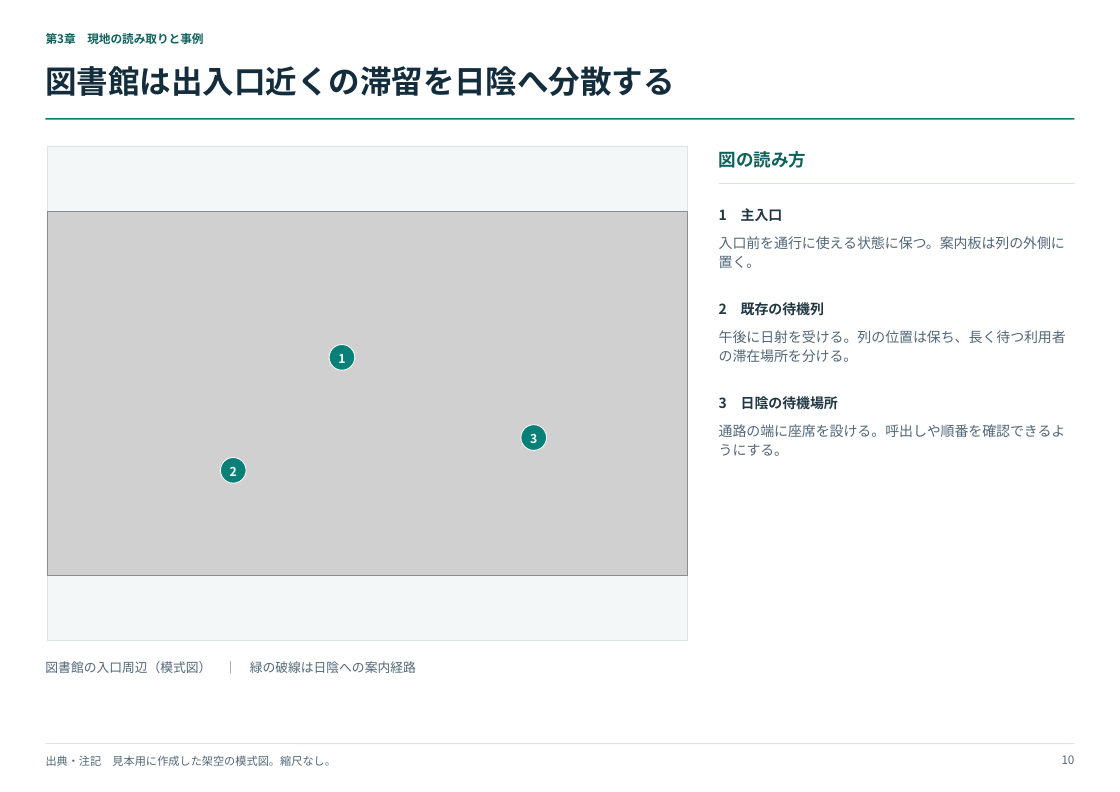
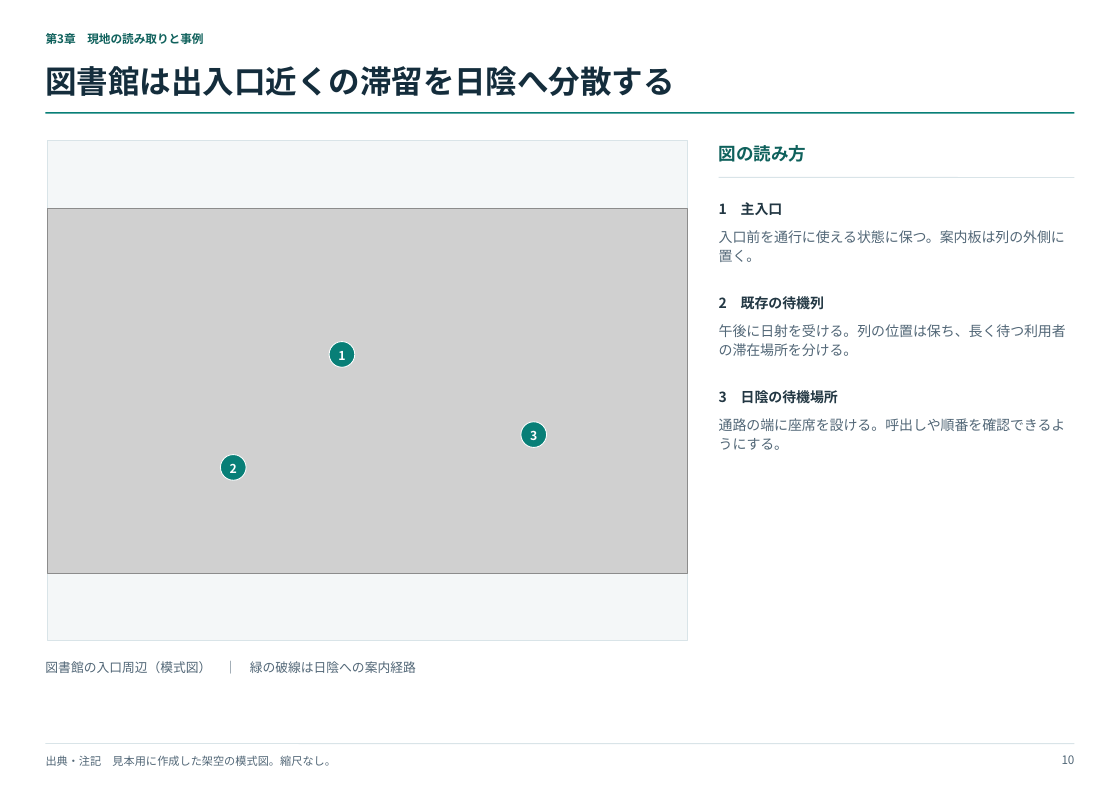
Before and after one commit to sibyl2501/consulting-pptx-templates, a slide deck: slide 10 of consulting_layout_examples.pptx. Drawn at 1120x792 pixels with LibreOffice and Linux fonts; fonts in the diff are those of the drawing; grey boxes stand for pictures. Boxes give left, top, right and bottom in pixels: in the first picture for what was removed or moved away, otherwise in the second. Text is boxed around its words. In the diff, an @@ line names an element or a change of style, - is before the commit and + after.

Commit message:
Add composable slide layouts and editable equations
Support full-width and two-column blocks for text, equations, charts, images and tables. Add layout diagnostics and route branching diagrams across the grid. Tighten title spacing and regenerate the 15-slide catalog.

```diff
--- a/consulting_layout_examples.pptx
+++ b/consulting_layout_examples.pptx
@@ rectangle: place and size @@
-rectangle at (48,147,687,641)
+rectangle at (48,141,687,641)
@@ 7 texts, 2 lines: place and size @@
-7 texts, 2 lines at (46,119,1075,456)
+7 texts, 2 lines at (46,113,1075,450)
```
Also in this commit, not shown: 11 other slides changed, 1 slide added, 7 other files.
